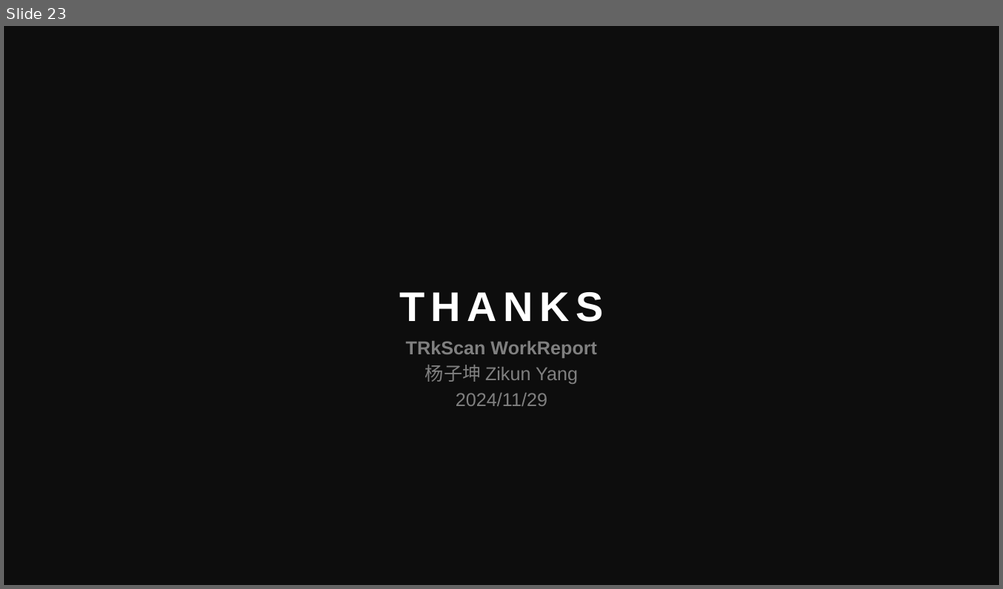
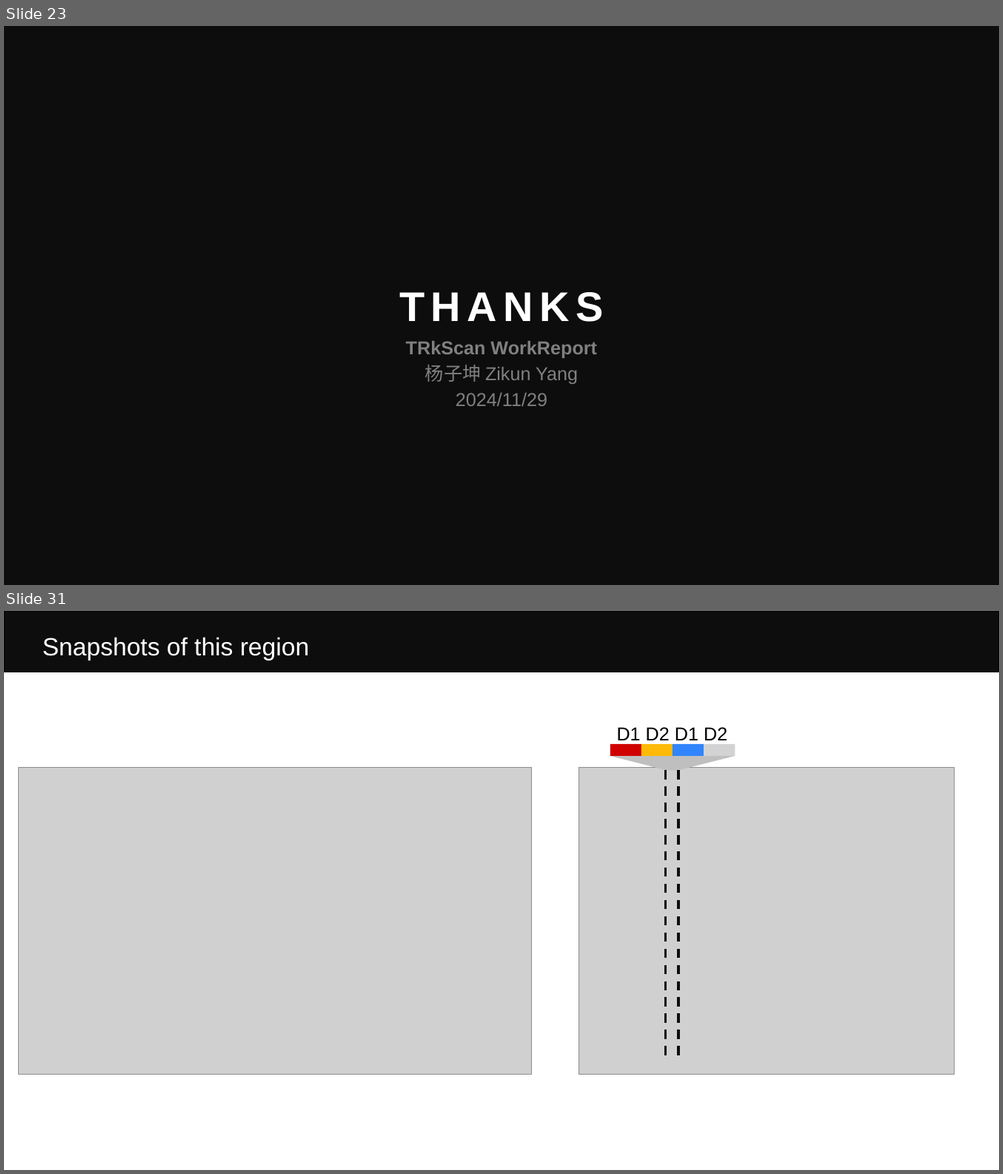
Before and after one commit to Eric-Y-S/TRkScan, a slide deck: WorkReport.pptx. Shown one above the other, each under a label of ours: slide 23 before the commit, slides 23 and 31 after it; the slides between them are not shown. The pictures are 1003x589 and 1003x1174 pixels, drawn with LibreOffice and Linux fonts; fonts in the diff are those of the drawing; grey boxes stand for pictures. Boxes give left, top, right and bottom in pixels: in the first picture for what was removed or moved away, otherwise in the second. Text is boxed around its words. In the diff, an @@ line names an element or a change of style, - is before the commit and + after.

```diff
--- a/WorkReport.pptx
+++ b/WorkReport.pptx
@@ slide 31 added at (4,611,999,1170), background #FFFFFF; not listed: 1 template element that a slide beside it also shows @@
@@ text added at (42,637,309,661), 24 pt, text #FFFFFF @@
+Snapshots of this region
@@ text added at (617,727,727,745), 18 pt, text #000000 @@
+D1 D2 D1 D2
@@ group added at (610,744,735,770): 4 rectangles, 1 trapezoid @@
@@ picture added at (18,767,532,1074) @@
@@ picture added at (578,768,954,1075) @@
@@ line added from (666, 771) to (666, 1059), #0D0D0D 2.25 pt dashed @@
@@ line added from (678, 771) to (678, 1059), #0D0D0D 2.25 pt dashed @@
```
Also in this commit, not shown: 19 other slides added, 54 other files.
